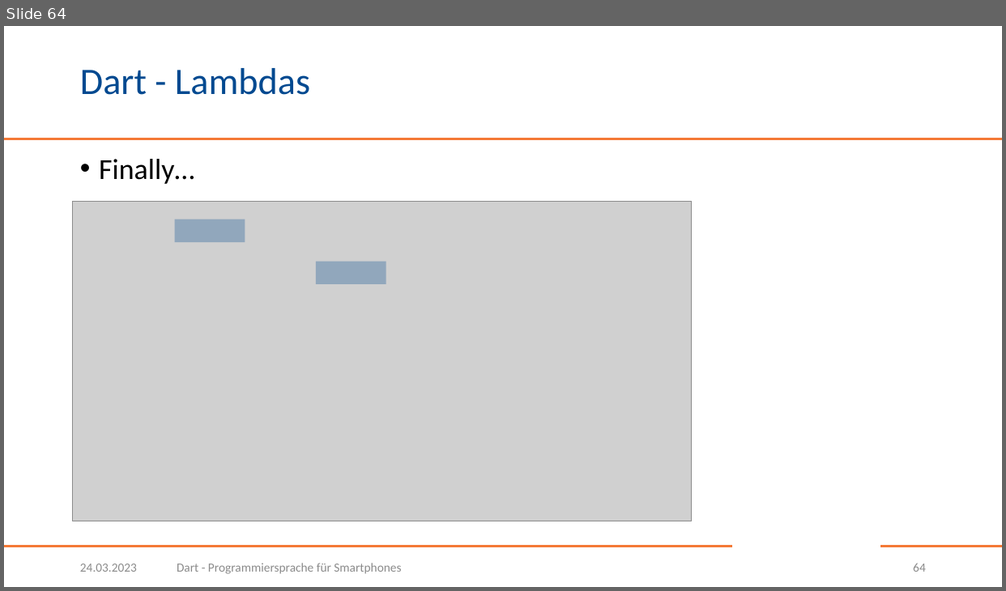
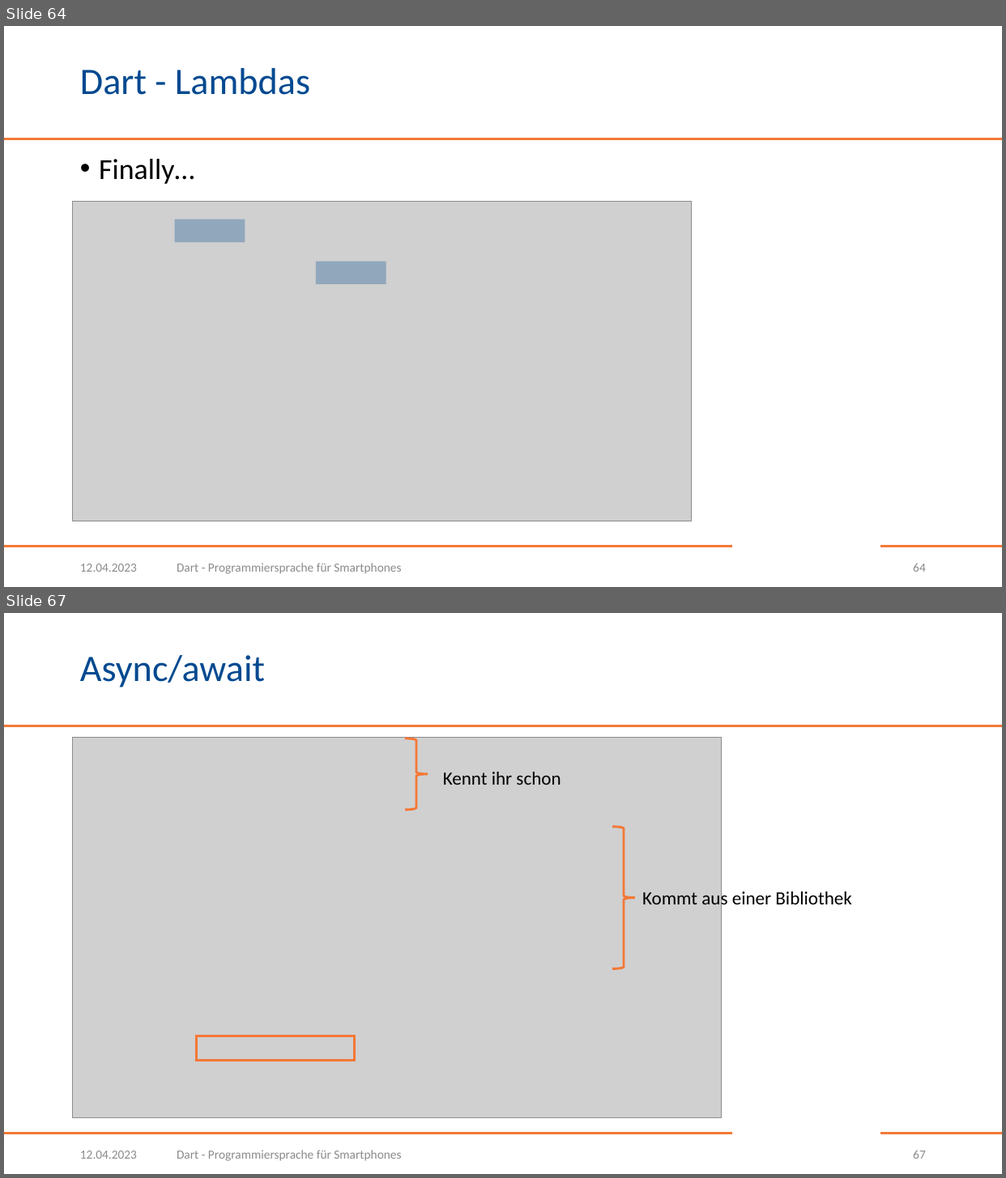
Before and after one commit to BogyMitutoyoCTL/DecisionMakingApp, a slide deck: presentations/Dart.pptx. Shown one above the other, each under a label of ours: slide 64 before the commit, slides 64 and 67 after it; the slides between them are not shown. The pictures are 1006x591 and 1006x1178 pixels, drawn with LibreOffice and Linux fonts; fonts in the diff are those of the drawing; grey boxes stand for pictures; background and template pictures are left out. Boxes give left, top, right and bottom in pixels: in the first picture for what was removed or moved away, otherwise in the second. Text is boxed around its words. In the diff, an @@ line names an element or a change of style, - is before the commit and + after.

Commit message:
Async /await

```diff
--- a/presentations/Dart.pptx
+++ b/presentations/Dart.pptx
@@ slide 67 added at (4,613,1002,1174), background #FFFFFF; not listed: 3 template elements that a slide beside it also shows @@
@@ title added at (80,655,265,688), 36 pt, text #004990 @@
+Async/await
@@ picture added at (73,737,722,1118) @@
@@ right brace added at (405,739,428,810), outline #F47836 2.25 pt @@
@@ text added at (443,772,560,785), 18 pt, text #000000 @@
+Kennt ihr schon
@@ right brace added at (612,827,635,969), outline #F47836 2.25 pt @@
@@ text added at (642,889,852,910), 18 pt, text #000000 @@
+Kommt aus einer Bibliothek
@@ rectangle added at (197,1036,355,1061), outline #F47836 2.25 pt @@
@@ text added at (80,1151,137,1159), 12 pt, text #8C8C8C @@
+12.04.2023
@@ text added at (177,1150,401,1161), 12 pt, text #8C8C8C @@
+Dart - Programmiersprache für Smartphones
@@ page number added at (913,1150,926,1159), 12 pt, text #8C8C8C @@
+67
@@ slide 64 changed as well @@
@@ text at (80,564,137,572): text changed @@
-24.03.2023
+12.04.2023
```
Also in this commit, not shown: 63 other slides changed, 2 other slides added.
